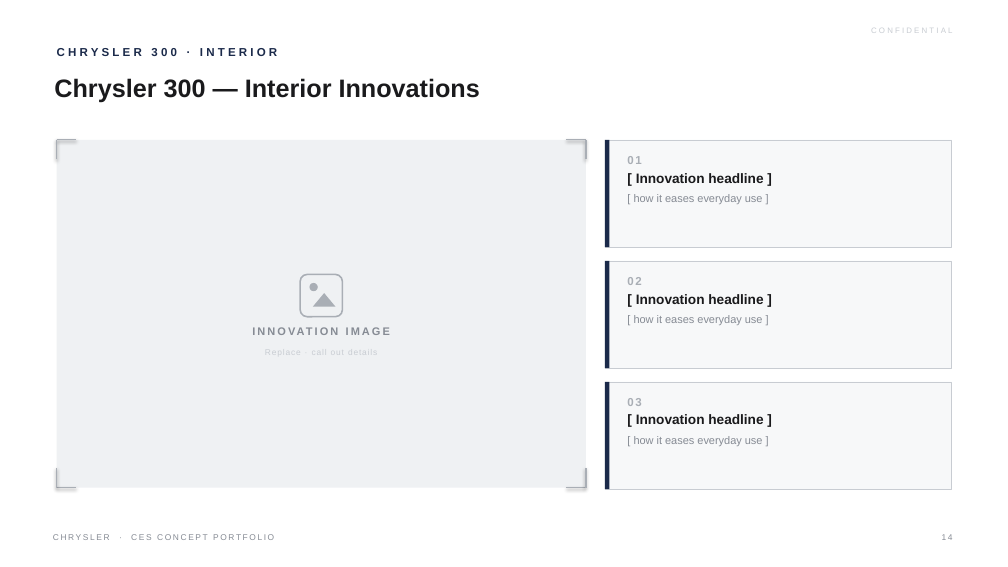
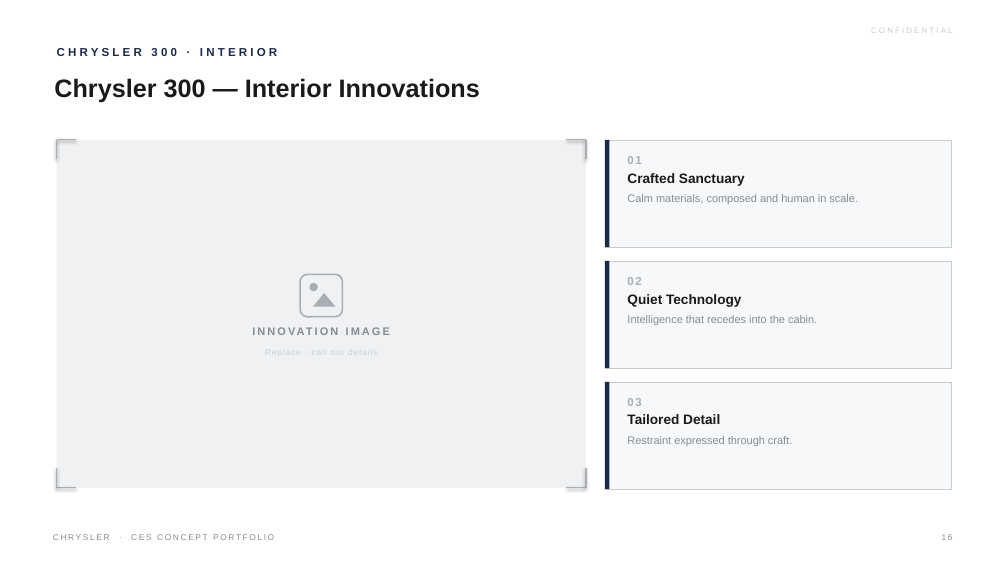
Before and after one commit to LG-Succe55/CLAUDE, a slide deck: slide 16 of Chrysler_CES_Concept_Portfolio.pptx (slide 14 before the commit). Drawn at 1008x567 pixels with LibreOffice and Linux fonts; fonts in the diff are those of the drawing. Boxes give left, top, right and bottom in pixels: in the first picture for what was removed or moved away, otherwise in the second. Text is boxed around its words. In the diff, an @@ line names an element or a change of style, - is before the commit and + after.

```diff
--- a/Chrysler_CES_Concept_Portfolio.pptx
+++ b/Chrysler_CES_Concept_Portfolio.pptx
@@ text at <box>627,173,858,204</box>: text changed @@
-[ Innovation headline ]
-[ how it eases everyday use ]
+Crafted Sanctuary
+Calm materials, composed and human in scale.
@@ text at <box>627,294,817,325</box>: text changed @@
-[ Innovation headline ]
-[ how it eases everyday use ]
+Quiet Technology
+Intelligence that recedes into the cabin.
@@ text at <box>627,414,792,446</box>: text changed @@
-[ Innovation headline ]
-[ how it eases everyday use ]
+Tailored Detail
+Restraint expressed through craft.
```
Also in this commit, not shown: 42 other slides changed, 2 slides added, 1 other file.
